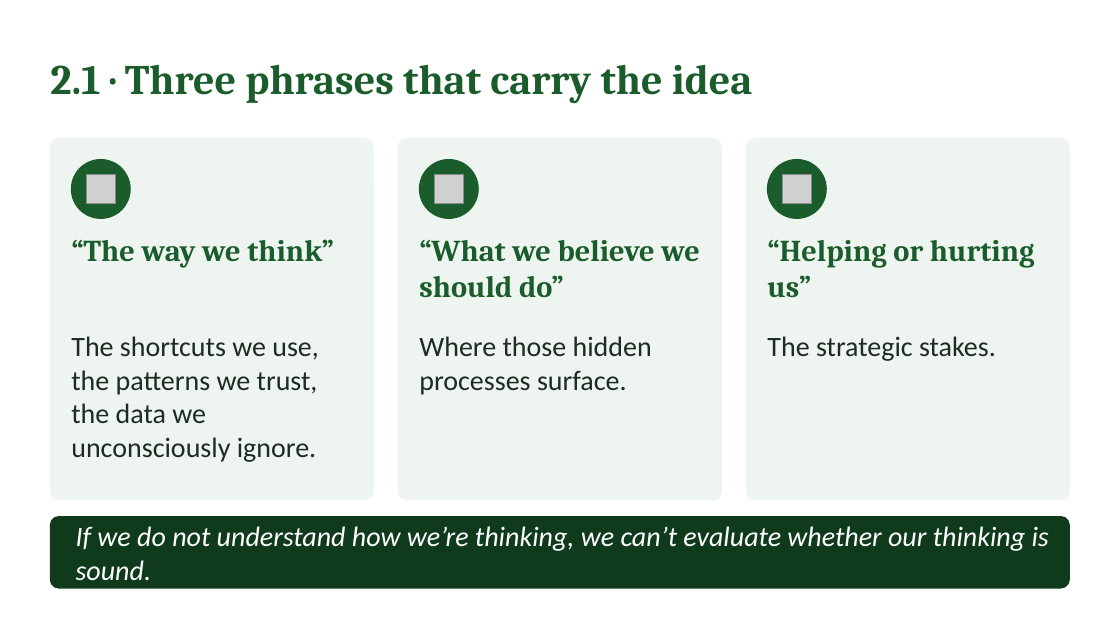
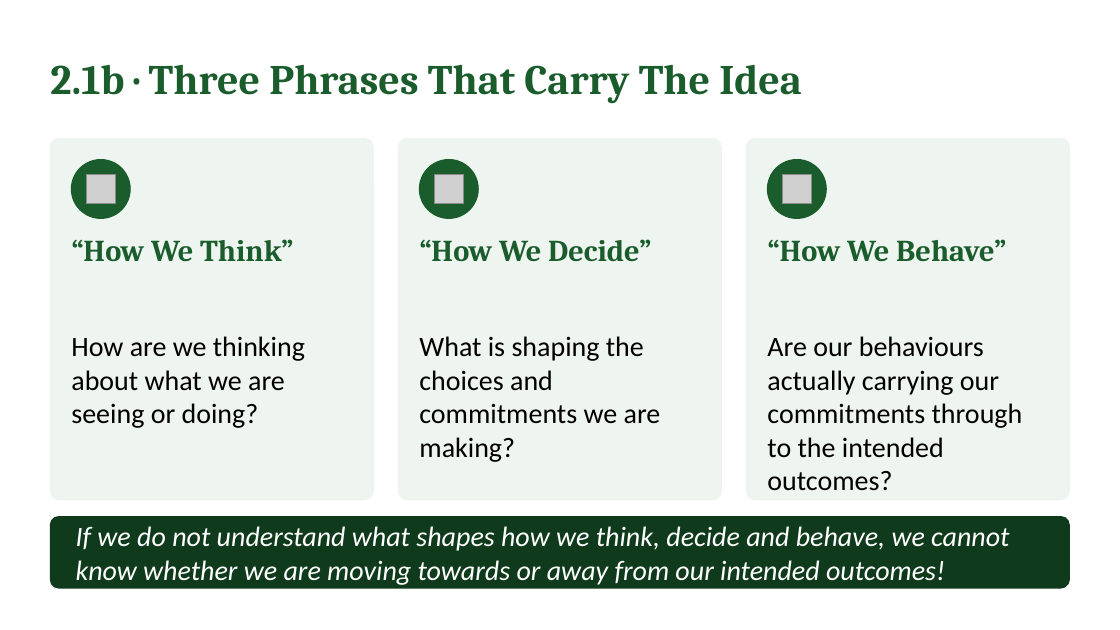
Before and after one commit to IBSL26/ibsl-platform, a slide deck: slide 10 of Unit decks/Unit 01 - Behavioural Strategy Fundamentals.pptx. Drawn at 1120x630 pixels with LibreOffice and Linux fonts; fonts in the diff are those of the drawing; grey boxes stand for pictures. Boxes give left, top, right and bottom in pixels: in the first picture for what was removed or moved away, otherwise in the second. Text is boxed around its words. In the diff, an @@ line names an element or a change of style, - is before the commit and + after.

Commit message:
Unit 1: participant text reframed, deck final

```diff
--- a/Unit decks/Unit 01 - Behavioural Strategy Fundamentals.pptx
+++ b/Unit decks/Unit 01 - Behavioural Strategy Fundamentals.pptx
@@ text at (50,65,802,104): text changed @@
-2.1 · Three phrases that carry the idea
+2.1b · Three Phrases That Carry The Idea
@@ text at (71,239,294,261): text changed @@
-“The way we think”
+“How We Think”
@@ text at (419,239,652,261): text changed @@
-“What we believe we should do”
+“How We Decide”
@@ text at (767,239,1007,261): text changed @@
-“Helping or hurting us”
+“How We Behave”
@@ text at (71,336,305,428): text changed; text colour #1F2A22 to #000000 @@
-The shortcuts we use, the patterns we trust, the data we unconsciously ignore.
+How are we thinking about what we are seeing or doing?
@@ text at (419,336,661,462): text changed; text colour #1F2A22 to #000000 @@
-Where those hidden processes surface.
+What is shaping the choices and commitments we are making?
@@ text at (767,336,1023,491): text changed; text colour #1F2A22 to #000000 @@
-The strategic stakes.
+Are our behaviours actually carrying our commitments through to the intended outcomes?
@@ text at (76,526,1009,585): text changed @@
-If we do not understand how we’re thinking, we can’t evaluate whether our thinking is sound.
+If we do not understand what shapes how we think, decide and behave, we cannot know whether we are moving towards or away from our intended outcomes!
```
Also in this commit, not shown: 25 other slides changed, 9 slides added, 11 slides removed, 3 other files.
